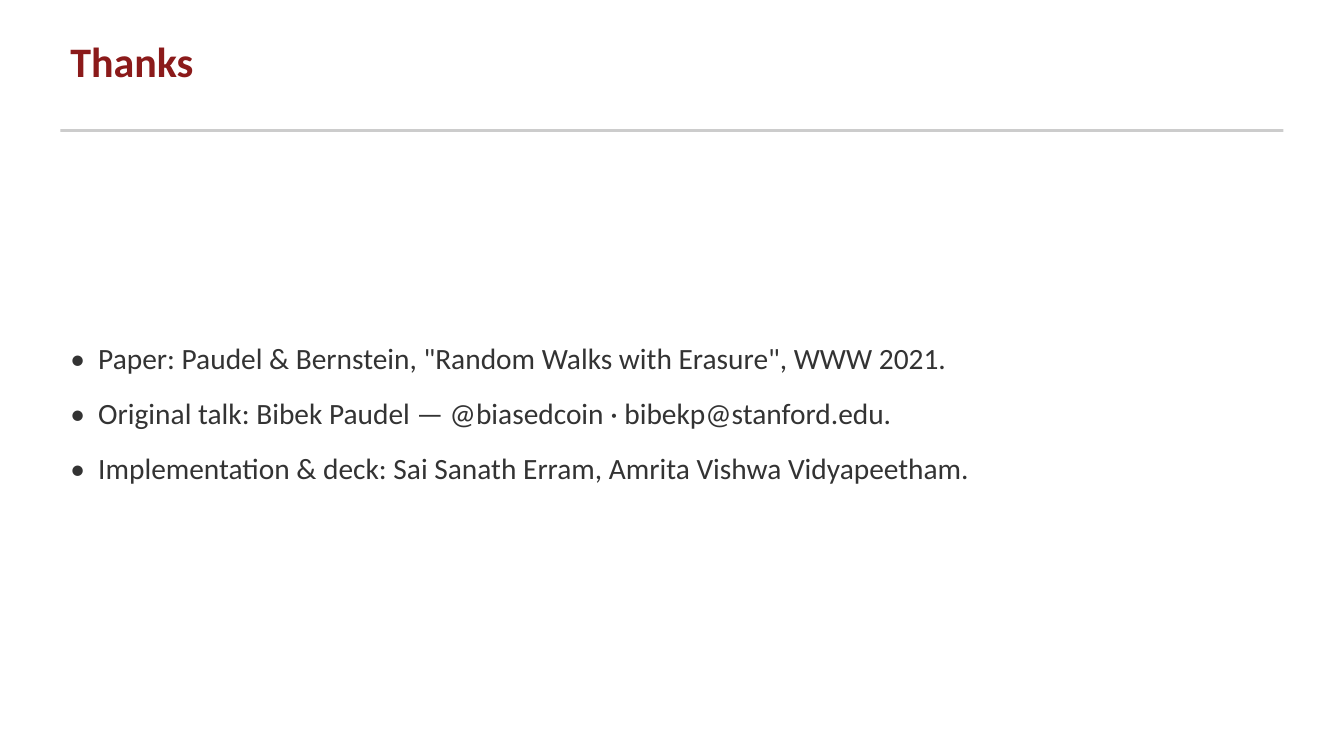
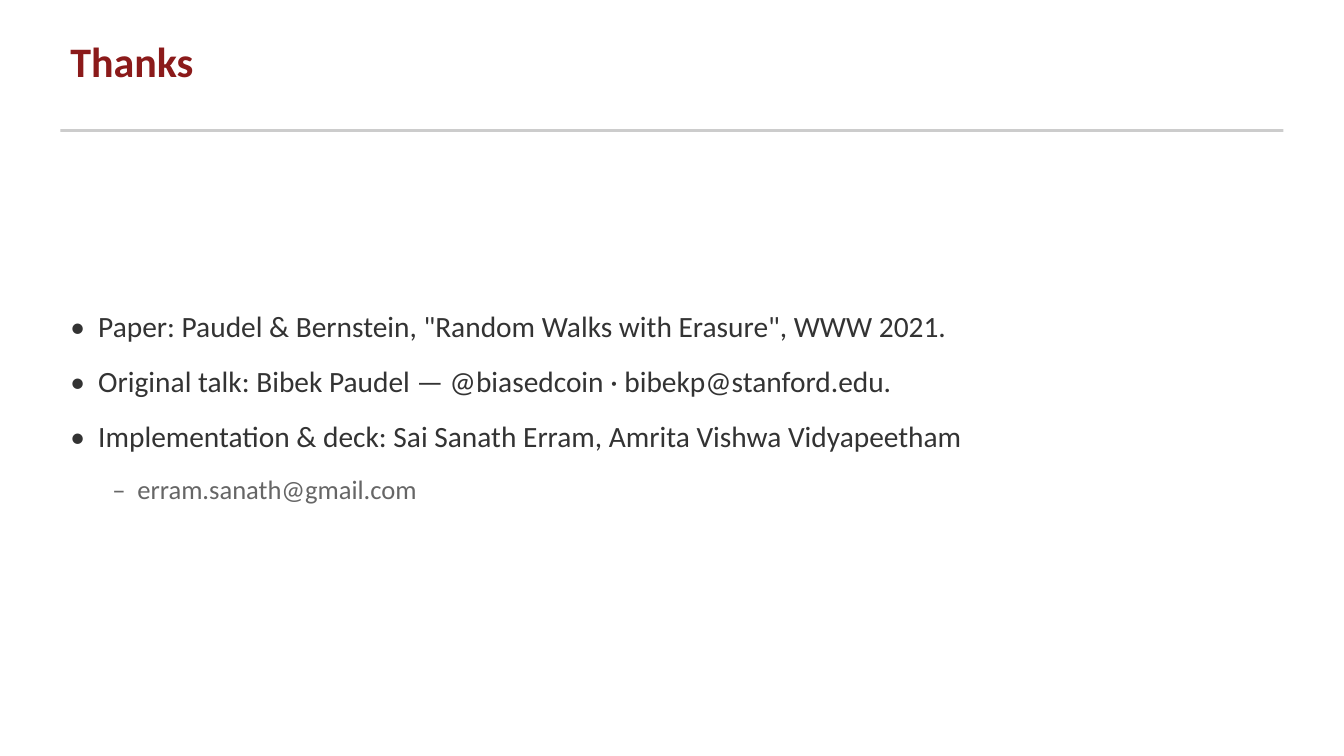
Before and after one commit to greenwichg/random_walks_with_erasure, a slide deck: slide 26 of docs/RWE_talk.pptx. Drawn at 1344x756 pixels with LibreOffice and Linux fonts; fonts in the diff are those of the drawing. Boxes give left, top, right and bottom in pixels: in the first picture for what was removed or moved away, otherwise in the second. Text is boxed around its words. In the diff, an @@ line names an element or a change of style, - is before the commit and + after.

```diff
--- a/docs/RWE_talk.pptx
+++ b/docs/RWE_talk.pptx
@@ text "• Paper: Paudel & Bernstein, ...": place and size @@
-text "• Paper: Paudel & Bernstein, ..." at box(98, 348, 969, 484)
+text "• Paper: Paudel & Bernstein, ..." at box(98, 316, 961, 504)
@@ text at box(98, 426, 961, 504): text changed @@
-• Implementation & deck: Sai Sanath Erram, Amrita Vishwa Vidyapeetham.
+• Implementation & deck: Sai Sanath Erram, Amrita Vishwa Vidyapeetham
+– erram.sanath@gmail.com
```
Also in this commit, not shown: 2 other files.
